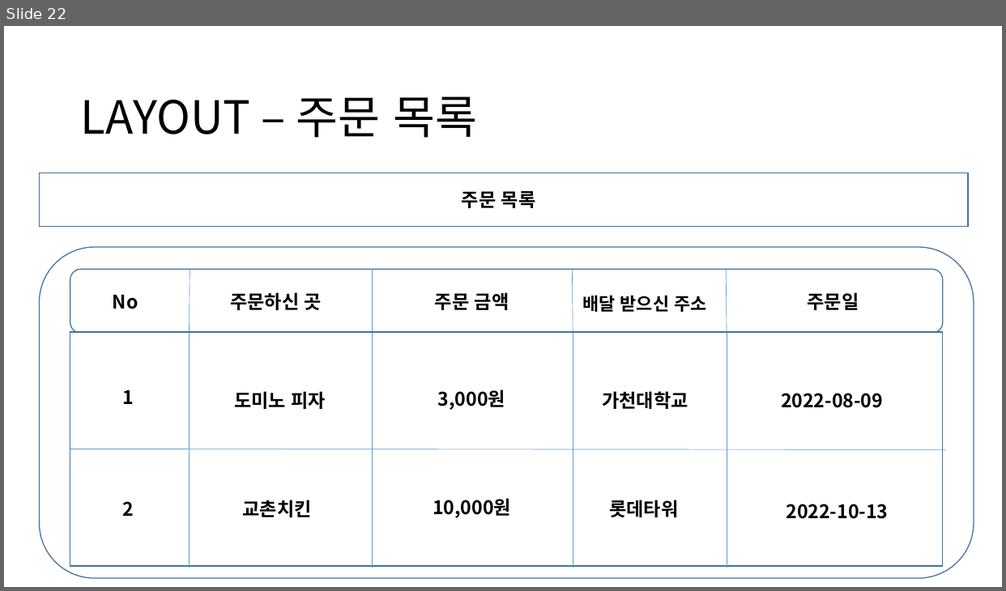
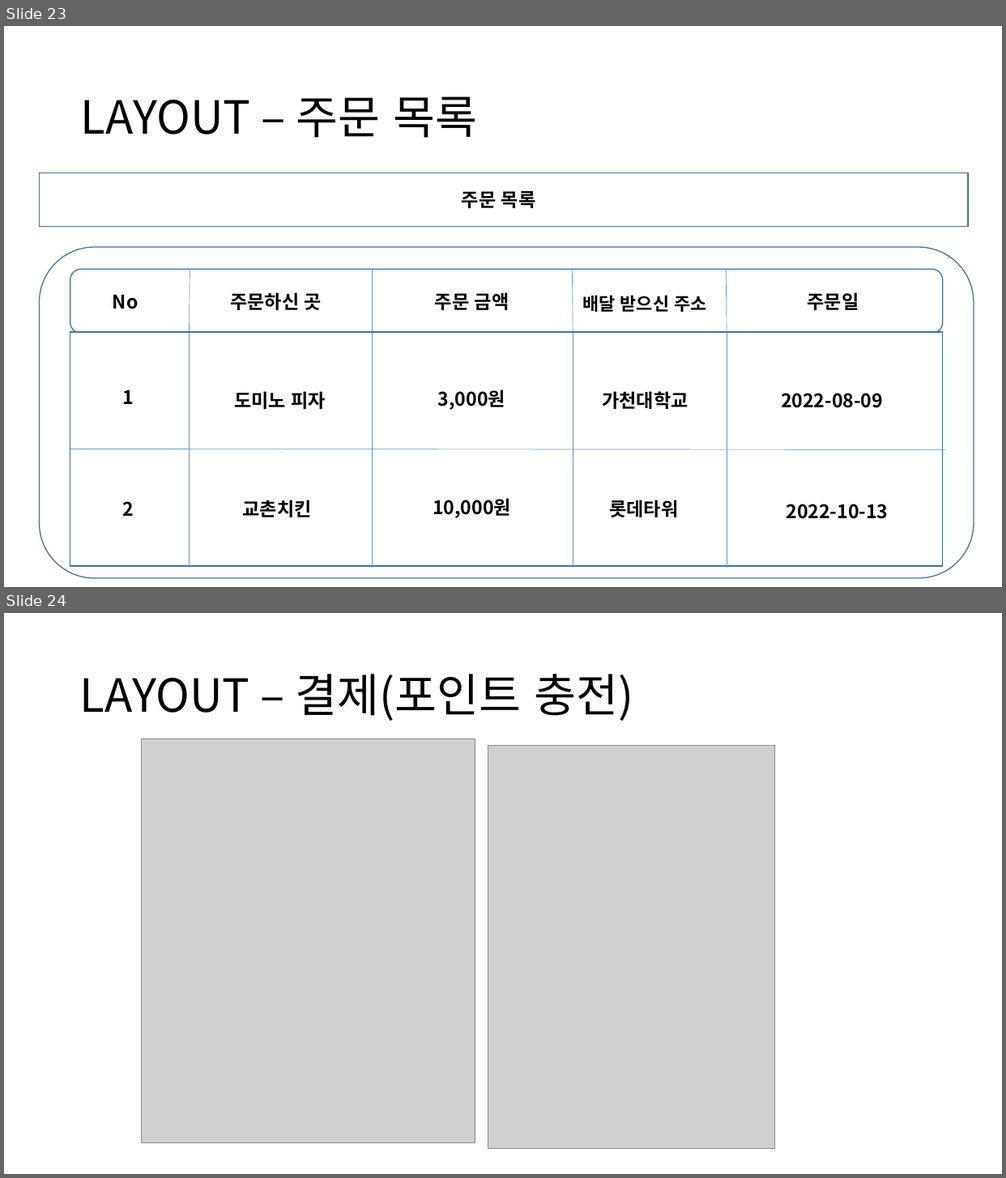
Before and after one commit to Camelllia/BaeminApplication, a slide deck: 202131205_김승진_실무게임프로그래밍_기획서.pptx. Shown one above the other, each under a label of ours: slide 22 before the commit, slides 23 and 24 after it. The pictures are 1006x591 and 1006x1178 pixels, drawn with LibreOffice and Linux fonts; fonts in the diff are those of the drawing; grey boxes stand for pictures. Boxes give left, top, right and bottom in pixels: in the first picture for what was removed or moved away, otherwise in the second. Text is boxed around its words. In the diff, an @@ line names an element or a change of style, - is before the commit and + after.

```diff
--- a/202131205_김승진_실무게임프로그래밍_기획서.pptx
+++ b/202131205_김승진_실무게임프로그래밍_기획서.pptx
@@ slide 24 added at (4,613,1002,1174), background #FFFFFF @@
@@ title added at (80,674,633,721), 44 pt, text #000000 @@
+LAYOUT – 결제(포인트 충전)
@@ picture added at (141,739,475,1143) @@
@@ picture added at (488,746,774,1150) @@
@@ what was slide 22 is now slide 23 @@
```
Also in this commit, not shown: 4 slides changed, 1 other slide added, 4 other files.
